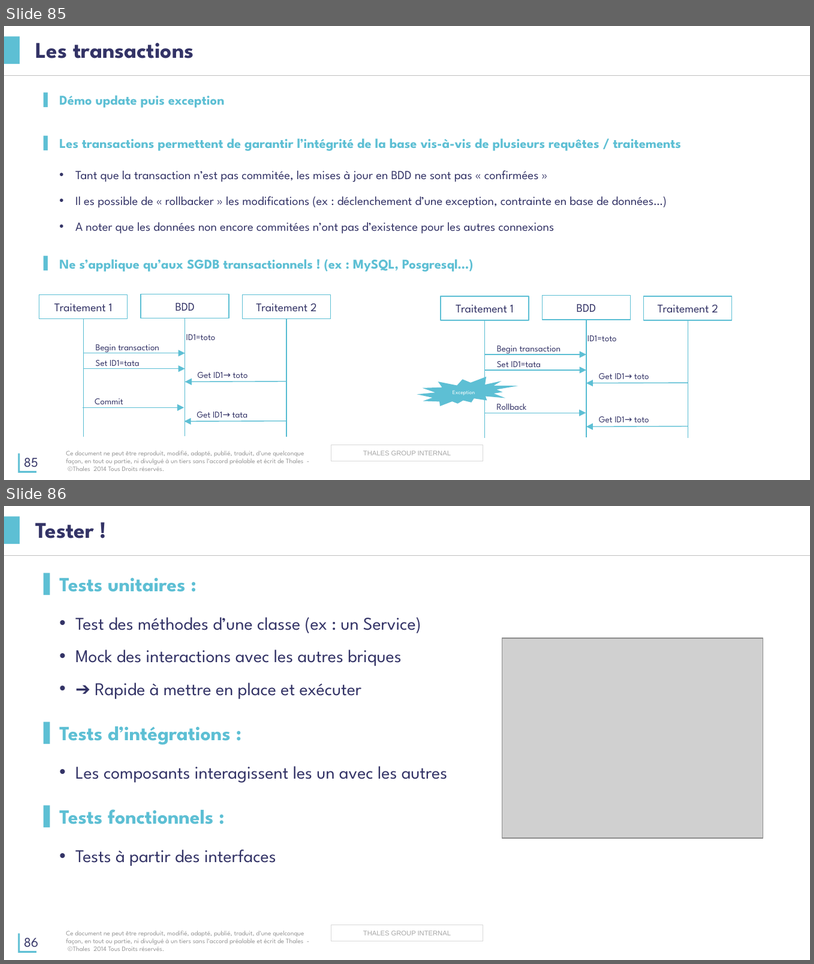
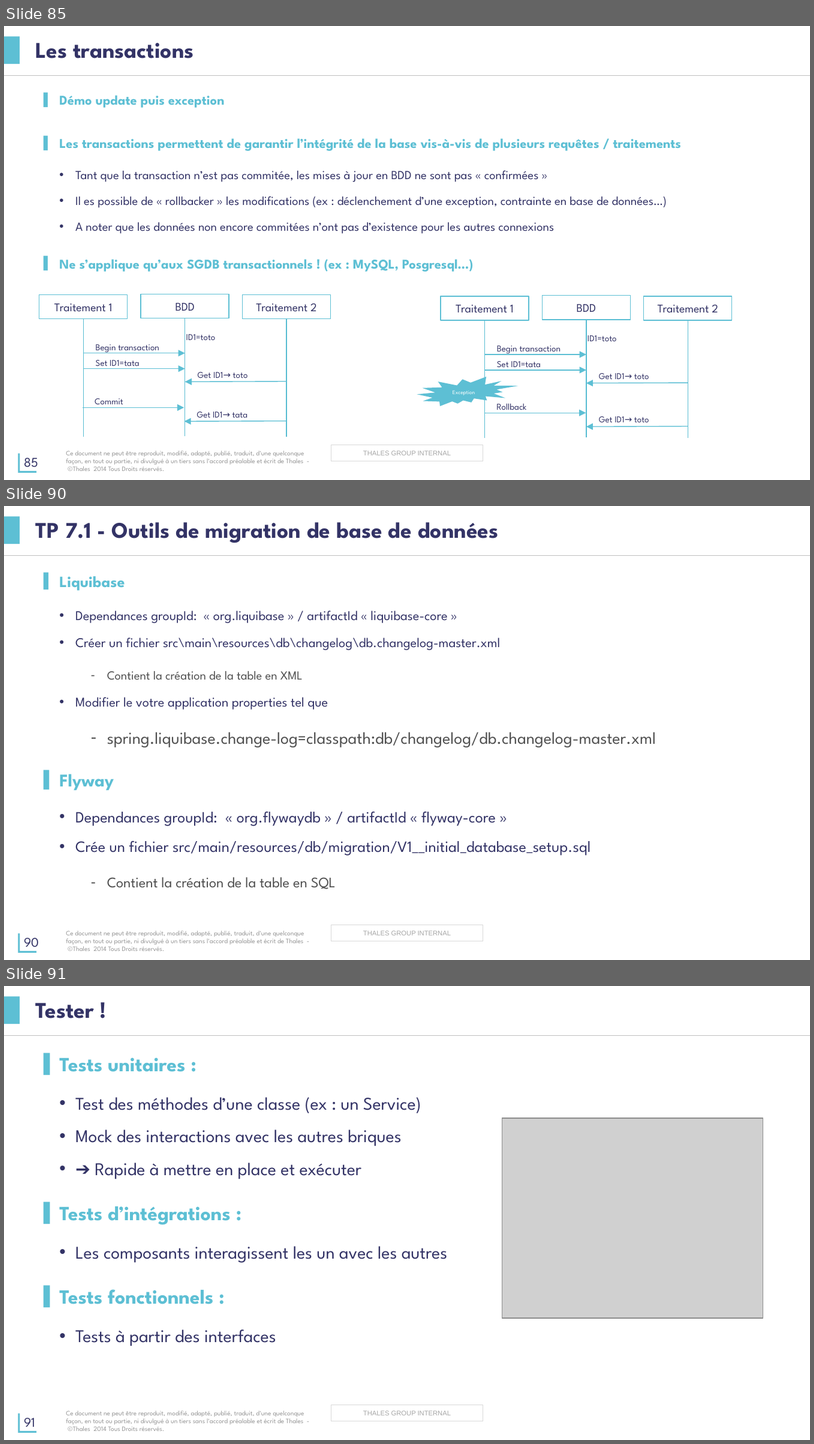
Before and after one commit to tsn-coding-dojo/java-spring-formation, a slide deck: présentation/Formation-Java.pptx. Shown one above the other, each under a label of ours: slides 85 and 86 before the commit, slides 85, 90 and 91 after it; the slides between them are not shown. The pictures are 814x964 and 814x1444 pixels, drawn with LibreOffice and Linux fonts; fonts in the diff are those of the drawing; grey boxes stand for pictures; background and template pictures are left out. Boxes give left, top, right and bottom in pixels: in the first picture for what was removed or moved away, otherwise in the second. Text is boxed around its words. In the diff, an @@ line names an element or a change of style, - is before the commit and + after.

Commit message:
doc: Add Slides for  Database migration tools

```diff
--- a/présentation/Formation-Java.pptx
+++ b/présentation/Formation-Java.pptx
@@ slide 90 added at (4, 506, 810, 960), background #FFFFFF; not listed: 6 template elements that a slide beside it also shows @@
@@ title added at (36, 522, 498, 543), 20 pt, text #333366, bold @@
+TP 7.1 - Outils de migration de base de données
@@ text added at (59, 576, 656, 889), 12 pt, text #333366 @@
+▌ Liquibase
+  • Dependances groupId: « org.liquibase » / artifactId « liquibase-core »
+  • Créer un fichier src\main\resources\db\changelog\db.changelog-master.xml
+    – Contient la création de la table en XML
+  • Modifier le votre application properties tel que
+    – spring.liquibase.change-log=classpath:db/changelog/db.changelog-master.xml
+▌ Flyway
+  • Dependances groupId: « org.flywaydb » / artifactId « flyway-core »
+  • Crée un fichier src/main/resources/db/migration/V1__initial_database_setup.sql
+    – Contient la création de la table en SQL
@@ what was slide 86 is now slide 91 @@
@@ page number at (24, 1417, 35, 1426): text changed @@
-86
+91
```
Also in this commit, not shown: 4 other slides added.
